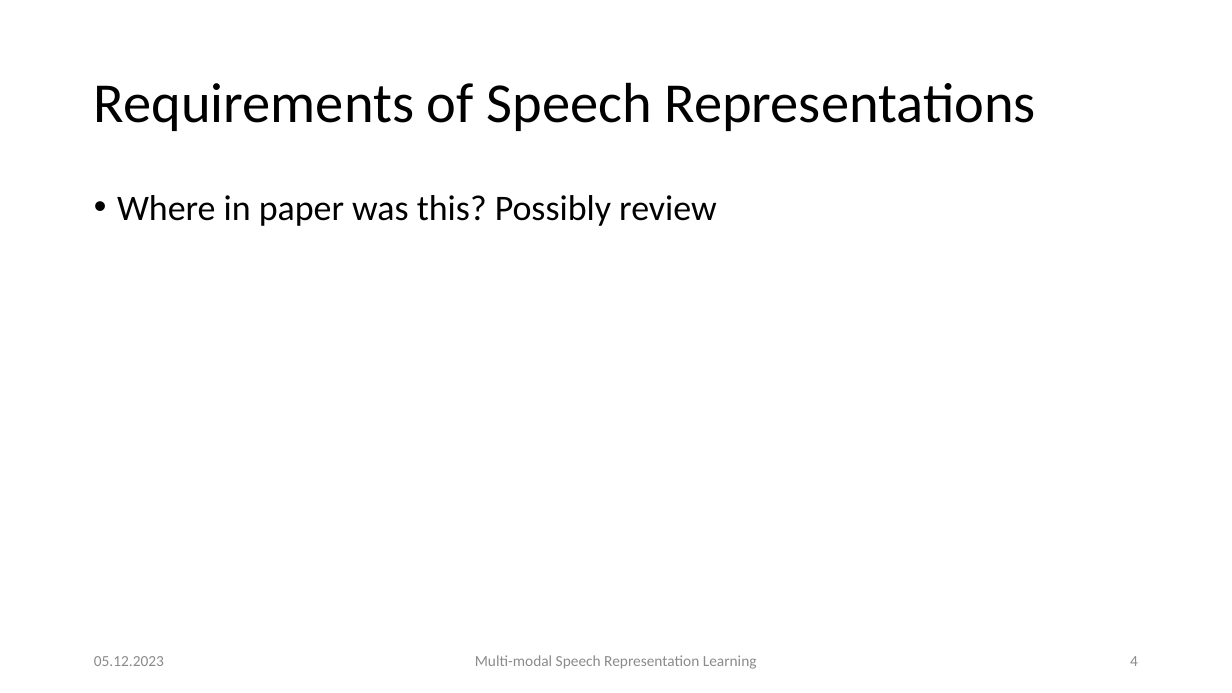
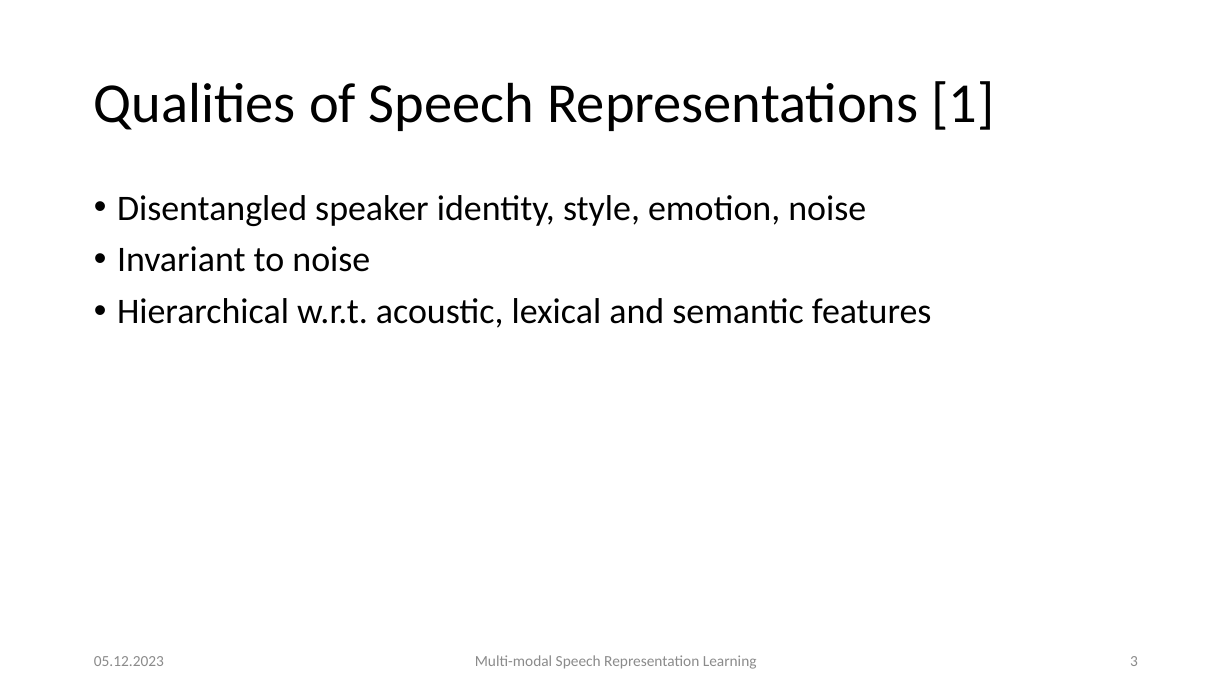
Before and after one commit to carlos-schmidt/nn-seminar, a slide deck: slide 3 of presentation.pptx (slide 4 before the commit). Drawn at 1232x693 pixels with LibreOffice and Linux fonts; fonts in the diff are those of the drawing. Boxes give left, top, right and bottom in pixels: in the first picture for what was removed or moved away, otherwise in the second. Text is boxed around its words. In the diff, an @@ line names an element or a change of style, - is before the commit and + after.

```diff
--- a/presentation.pptx
+++ b/presentation.pptx
@@ title at (94, 81, 994, 131): text changed @@
-Requirements of Speech Representations
+Qualities of Speech Representations [1]
@@ text at (117, 195, 932, 328): text changed @@
-• Where in paper was this? Possibly review
+• Disentangled speaker identity, style, emotion, noise
+• Invariant to noise
+• Hierarchical w.r.t. acoustic, lexical and semantic features
@@ page number at (1130, 656, 1138, 666): text changed @@
-4
+3
```
Also in this commit, not shown: 19 other slides changed, 5 slides added, 10 other files.
